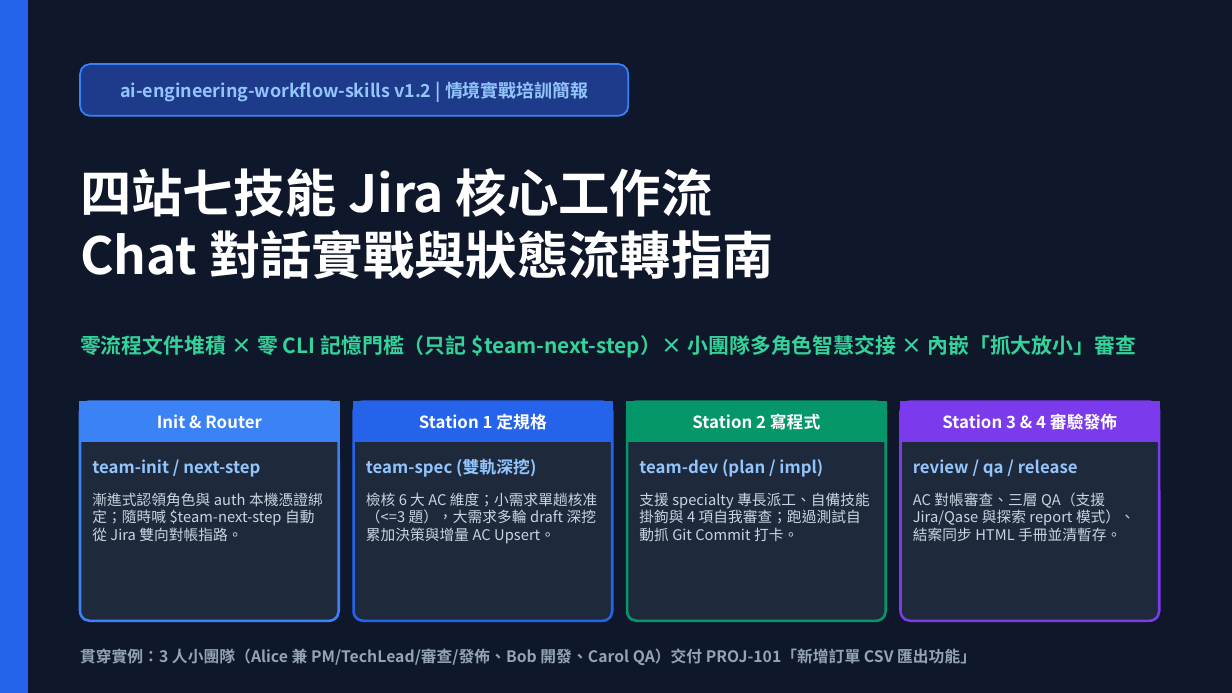
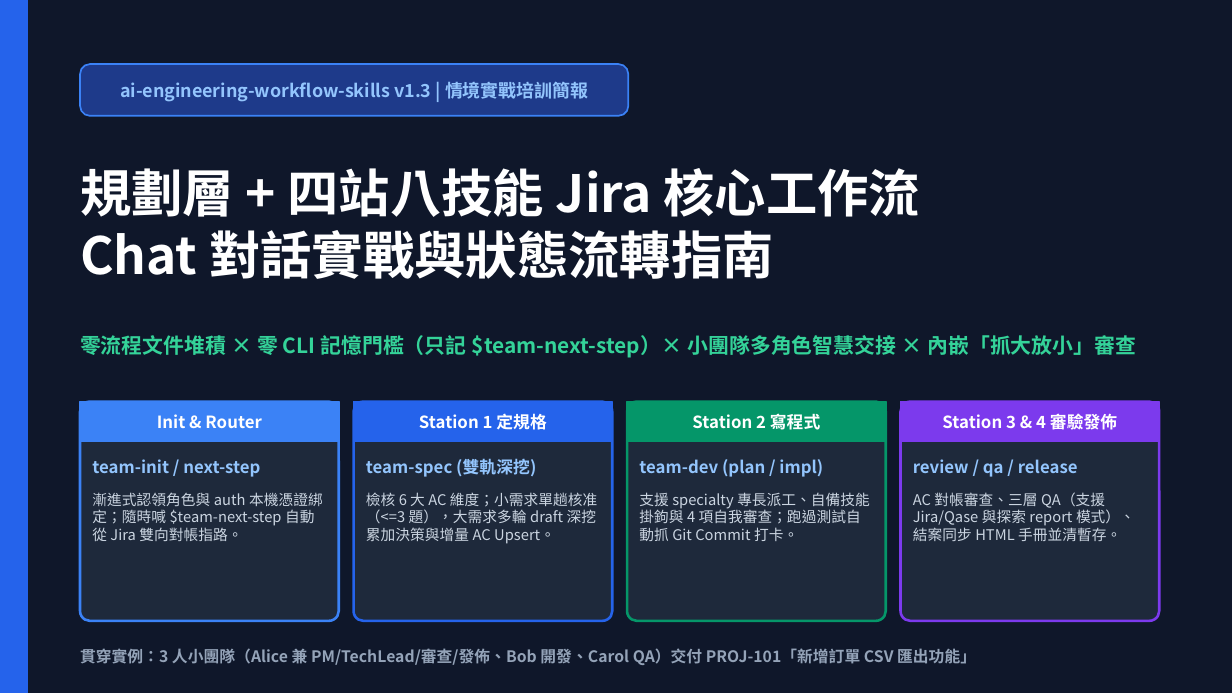
Before and after one commit to wilsonliu123/ai-engineering-workflow-skills, a slide deck: slide 1 of docs/training-manual.pptx. Drawn at 1232x693 pixels with LibreOffice and Linux fonts; fonts in the diff are those of the drawing. Boxes give left, top, right and bottom in pixels: in the first picture for what was removed or moved away, otherwise in the second. Text is boxed around its words. In the diff, an @@ line names an element or a change of style, - is before the commit and + after.

Commit message:
feat: add team-plan Epic and Sprint planning layer for v1.3.0
- Introduce `team-plan` so teams can organize cross-Sprint Epics and
  timeboxed Sprints in Jira with dry-run previews before mutating board
  membership, keeping Sprint planning decoupled from Story release gates.
- Add `sprint-plan` and `sprint-status` to `jira_sync.py` with Scrum
  board resolution, JQL/Epic candidate filtering, Sprint metadata
  updates, and 50-issue batch moves across all 8 skill bundles.
- Update `team-next-step` routing, `team-init` board configuration,
  `team-release` diagram guidance, governance docs, and v1.3 manuals.

```diff
--- a/docs/training-manual.pptx
+++ b/docs/training-manual.pptx
@@ text at (120,82,588,102): text changed @@
-ai-engineering-workflow-skills v1.2 | 情境實戰培訓簡報
+ai-engineering-workflow-skills v1.3 | 情境實戰培訓簡報
@@ text at (80,168,920,217): text changed @@
-四站七技能 Jira 核心工作流
+規劃層 + 四站八技能 Jira 核心工作流
```
Also in this commit, not shown: 15 other slides changed, 44 other files.
